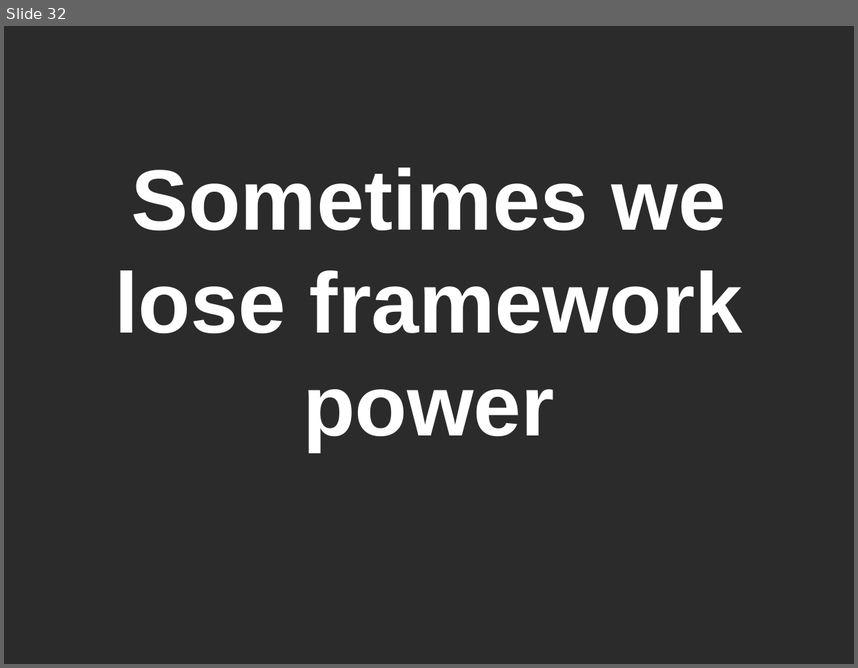
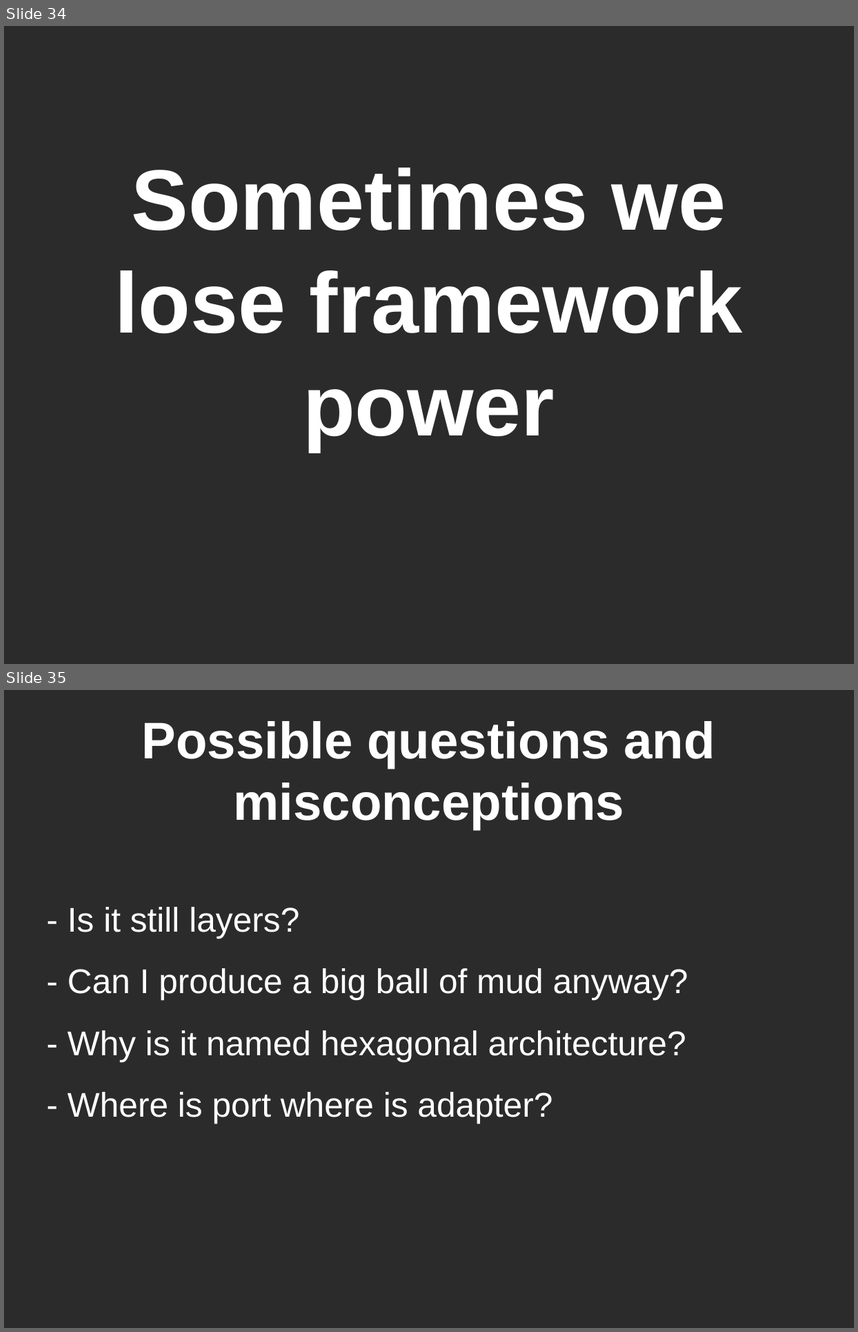
Before and after one commit to mateuszwinnicki/talks, a slide deck: HexagonalArchitecture/HexagonalArchitecture.odp. Shown one above the other, each under a label of ours: slide 32 before the commit, slides 34 and 35 after it. The pictures are 858x668 and 858x1332 pixels, drawn with LibreOffice and Linux fonts; fonts in the diff are those of the drawing; background and template pictures are left out; a plain dark background stands for a picture behind light text. Boxes give left, top, right and bottom in pixels: in the first picture for what was removed or moved away, otherwise in the second. Text is boxed around its words. In the diff, an @@ line names an element or a change of style, - is before the commit and + after.

Commit message:
Hexagonal Architecture - presentation improvements. Added poll in the end and depencendy slide. Minor spelling fixes Pdf is generated

```diff
--- a/HexagonalArchitecture/HexagonalArchitecture.odp
+++ b/HexagonalArchitecture/HexagonalArchitecture.odp
@@ slide 35 added at box(4, 690, 854, 1328), background picture (left out) @@
@@ title added at box(142, 721, 715, 829), 48 pt, text #FFFFFF, bold @@
+Possible questions and misconceptions
@@ subtitle added at box(67, 907, 688, 1123), 32 pt, text #FFFFFF @@
+- Is it still layers?
+- Can I produce a big ball of mud anyway?
+- Why is it named hexagonal architecture?
+- Where is port where is adapter?
@@ what was slide 32 is now slide 34 @@
```
Also in this commit, not shown: 5 slides changed, 3 other slides added, 1 other file.
